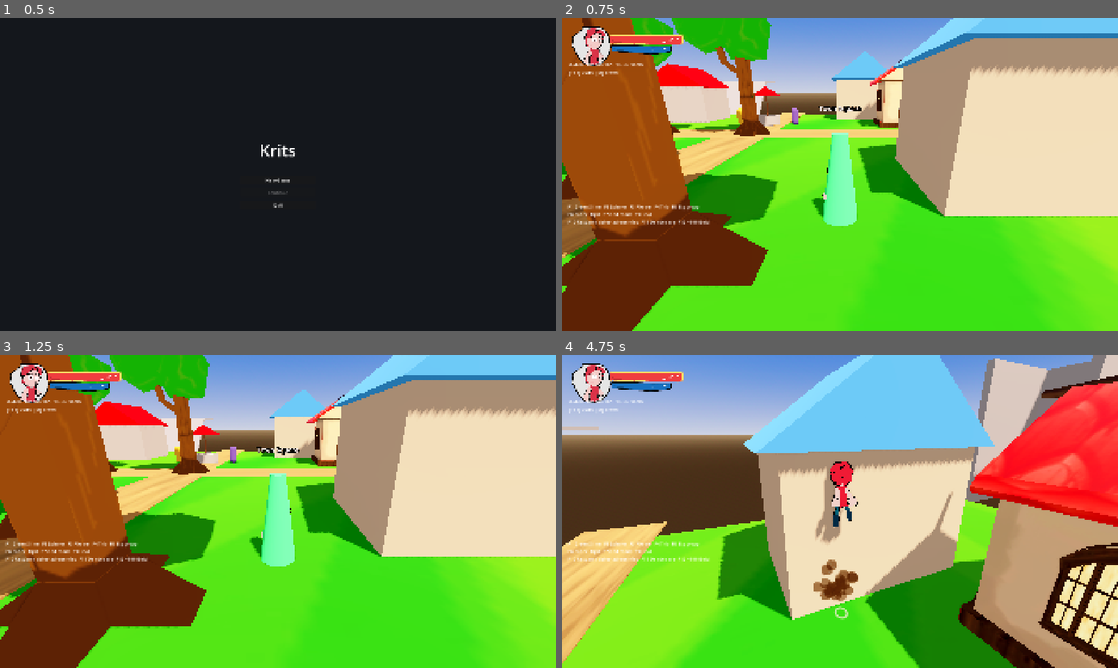
Above: before the commit, frames 1-4 (two rows, left to right).
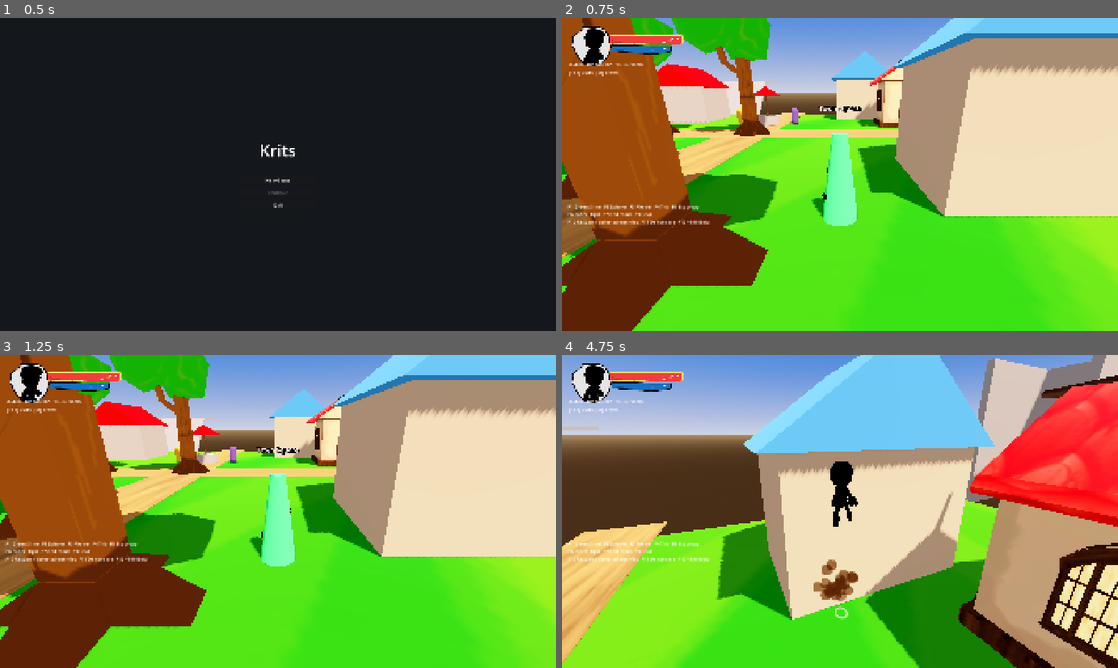
Above: after the commit, the same moments.

Repository: doggoanim/Krits
Game: Godot game, scene res://ui/main_menu.tscn
Same seed, same stepped clock (60 frames per second), same inputs: the game is played once before the commit and once after it.
Inputs (mouse positions are in pixels of both pictures, inside the frame that each line leads up to):
- Up to frame 1 (0.5 s): no input
- Up to frame 2 (0.75 s): click "New Game" at 0.5 s
- Up to frame 3 (1.25 s): no input
- Up to frame 4 (4.75 s): tap Enter at 1.25 s; move the mouse to (867, 511) at 1.27 s; hold Ctrl (crouch_pound) 1.28-2.03 s; hold W (move_forward) from 1.28 s (still down); click (867, 511) at 1.42 s; tap Space (jump) at 1.52, 2.27, 3.77, 4.52 s; move the mouse to (812, 511) at 2.02 s; tap E (interact) at 2.1 s; move the mouse to (851, 505) at 2.77 s; hold Shift (roll_dive) 2.78-3.53 s; move the mouse to (834, 517) at 3.52 s; tap Delete at 3.6 s; click (834, 517) at 3.67 s; move the mouse to (878, 514) at 4.27 s; hold Ctrl (crouch_pound) from 4.28 s (still down)

Frame 1 is identical in both runs. In frame 2, 0.3% of the frame differs, in the area x 3-48%, y 3-63%; in frame 3, 0.3%; in frame 4, 1.3%, in the area x 3-53%, y 3-60%.

Commit message:
Give the player and every animated enemy the hard-edged toon shadow
ModelUtil.apply_cel_shading() (used by PlayerVisual and EnemyVisual)
previously just set DIFFUSE_TOON on a duplicated BaseMaterial3D, which
only bands the lighting term - the shadow underneath it stayed the
engine's normal soft PCF blur, same mismatch the new shading/
toon.gdshader was built to fix for world props. Characters now get
that same shader instead: one dedicated ShaderMaterial duplicated per
mesh surface, carrying over the original albedo texture/color.

Flash-on-hit and slime-tint in PlayerVisual/EnemyVisual directly
poked `.albedo_color` on the old BaseMaterial3D, which a ShaderMaterial
doesn't have - replaced with ModelUtil.get_tint()/set_tint() so
neither file needs to know the shader's parameter name, and reverted
toon.gdshader's albedo_color from an instance uniform back to a plain
one, since these materials are duplicated per-mesh rather than shared
(instance uniforms are for the shared-material prop use case, not
this one - mixing both on the same uniform isn't valid).

Co-Authored-By: Claude Sonnet 5 <noreply@anthropic.com>
Claude-Session: https://claude.ai/code/session_01TYpdm1jACUqsWG6yyTxbgm

Diff:
--- a/combat/enemy_visual.gd
+++ b/combat/enemy_visual.gd
@@ -10,8 +10,8 @@
 
 var _anim: AnimationPlayer
 var _model: Node3D
-var _materials: Array[BaseMaterial3D] = []
-var _base_colors: Dictionary = {}   # BaseMaterial3D -> Color, the non-flash color
+var _materials: Array[ShaderMaterial] = []
+var _base_colors: Dictionary = {}   # ShaderMaterial -> Color, the non-flash color (see ModelUtil.get/set_tint)
 var _flash_t := 0.0
 var _anim_idle: StringName
 var _anim_move: StringName
@@ -38,7 +38,7 @@
 	var height := fit_box.size.y if fit_box.size.y > 0.001 else data.model_height
 	ModelUtil.apply_cel_shading(_model, height * OUTLINE_THICKNESS_RATIO, Color.BLACK, _materials)
 	for m in _materials:
-		_base_colors[m] = m.albedo_color
+		_base_colors[m] = ModelUtil.get_tint(m)
 	if _anim:
 		for clip in [_anim_idle, _anim_move]:
 			if _anim.has_animation(clip):
@@ -86,8 +86,9 @@
 	if _flash_t > 0.0:
 		_flash_t -= delta
 		for m in _materials:
-			m.albedo_color = Color.WHITE
+			ModelUtil.set_tint(m, Color.WHITE)
 	else:
 		for m in _materials:
-			if m.albedo_color != _base_colors.get(m, m.albedo_color):
-				m.albedo_color = _base_colors[m]
+			var base: Color = _base_colors.get(m, ModelUtil.get_tint(m))
+			if ModelUtil.get_tint(m) != base:
+				ModelUtil.set_tint(m, base)
--- a/core/model_util.gd
+++ b/core/model_util.gd
@@ -3,8 +3,13 @@
 ## Shared helpers for loading a rigged glTF character model consistently
 ## across the game. PlayerVisual and EnemyVisual both call these, so the
 ## player and every animated enemy get the same treatment: auto-scaled to a
-## target height regardless of export units, cel-shaded (toon diffuse, no
-## specular), and outlined — one place to change if that look ever changes.
+## target height regardless of export units, cel-shaded (shading/toon.gdshader
+## — banded lighting *and* a hard-edged shadow, not just the built-in
+## DIFFUSE_TOON render mode, which bands the lighting but leaves the shadow
+## itself soft — see that shader's own header comment for why), and outlined
+## — one place to change if that look ever changes.
+
+const CEL_SHADER := preload("res://shading/toon.gdshader")
 
 ## Scales `model` uniformly so its current rest-pose bounding-box height
 ## matches `target_height`. Returns the AABB measured *before* scaling, so
@@ -35,10 +40,12 @@
 	return [box, has_box]
 
 ## Sets every mesh surface under `model` to the game's shared cel-shaded look
-## (toon diffuse ramp, specular disabled) and gives it a black inverted-hull
-## outline `outline_thickness` thick (see CelOutline). Appends every
-## duplicated material to `out_materials` if given, so a caller (flash-on-hit,
-## slime tinting, ...) can modify them later without re-walking the tree.
+## (shading/toon.gdshader — see CEL_SHADER above) and gives it a black
+## inverted-hull outline `outline_thickness` thick (see CelOutline). Appends
+## every new ShaderMaterial to `out_materials` if given, so a caller
+## (flash-on-hit, slime tinting, ...) can modify them later without
+## re-walking the tree — use get_tint()/set_tint() below rather than poking
+## the shader parameter directly, so callers don't need to know its name.
 static func apply_cel_shading(model: Node3D, outline_thickness: float,
 		outline_color := Color.BLACK, out_materials: Array = []) -> void:
 	_shade_recursive(model, outline_thickness, outline_color, out_materials)
@@ -50,13 +57,23 @@
 		for i in mi.mesh.get_surface_count() if mi.mesh else 0:
 			var mat := mi.get_active_material(i)
 			if mat is BaseMaterial3D:
-				var dup := (mat as BaseMaterial3D).duplicate() as BaseMaterial3D
-				dup.shading_mode = BaseMaterial3D.SHADING_MODE_PER_PIXEL
-				dup.diffuse_mode = BaseMaterial3D.DIFFUSE_TOON
-				dup.specular_mode = BaseMaterial3D.SPECULAR_DISABLED
-				mi.set_surface_override_material(i, dup)
-				out_materials.append(dup)
+				var base := mat as BaseMaterial3D
+				var cel := ShaderMaterial.new()
+				cel.shader = CEL_SHADER
+				cel.set_shader_parameter(&"albedo_texture", base.albedo_texture)
+				cel.set_shader_parameter(&"albedo_color", base.albedo_color)
+				mi.set_surface_override_material(i, cel)
+				out_materials.append(cel)
 		if outline_thickness > 0.0:
 			CelOutline.apply(mi, outline_thickness, outline_color)
 	for c in n.get_children():
 		_shade_recursive(c, outline_thickness, outline_color, out_materials)
+
+## Thin wrappers around the cel material's tint parameter, so flash-on-hit,
+## slime tinting etc. don't need to know shading/toon.gdshader's parameter
+## name or that it's a shader at all.
+static func get_tint(material: ShaderMaterial) -> Color:
+	return material.get_shader_parameter(&"albedo_color")
+
+static func set_tint(material: ShaderMaterial, color: Color) -> void:
+	material.set_shader_parameter(&"albedo_color", color)
--- a/player/player_visual.gd
+++ b/player/player_visual.gd
@@ -48,8 +48,8 @@
 
 var _anim: AnimationPlayer
 var _model: Node3D
-var _materials: Array[BaseMaterial3D] = []
-var _base_colors: Dictionary = {}   # BaseMaterial3D -> Color, the non-flash color
+var _materials: Array[ShaderMaterial] = []
+var _base_colors: Dictionary = {}   # ShaderMaterial -> Color, the non-flash color (see ModelUtil.get/set_tint)
 var _flash_t := 0.0
 var _lean_pitch := 0.0   ## current smoothed forward/back lean (rad), this node's rotation.x
 var _lean_bank := 0.0    ## current smoothed side-to-side lean (rad), this node's rotation.z
@@ -106,7 +106,7 @@
 	ModelUtil.apply_cel_shading(_model, height * outline_thickness_ratio if outline_enabled else 0.0,
 			outline_color, _materials)
 	for m in _materials:
-		_base_colors[m] = m.albedo_color
+		_base_colors[m] = ModelUtil.get_tint(m)
 	_force_looping_clips()
 	if _anim == null:
 		push_warning("PlayerVisual: no AnimationPlayer found under the model — animations will not play.")
@@ -307,11 +307,13 @@
 		_flash_t -= delta
 		var white := int(_flash_t * 30.0) % 2 == 0
 		for m in _materials:
-			m.albedo_color = Color.WHITE if white else _base_colors.get(m, m.albedo_color)
+			ModelUtil.set_tint(m, Color.WHITE if white else _base_colors.get(m, ModelUtil.get_tint(m)))
 	elif _slimed:
 		for m in _materials:
-			m.albedo_color = _base_colors.get(m, m.albedo_color).lerp(SLIME_TINT_COLOR, SLIME_TINT_STRENGTH)
+			var base: Color = _base_colors.get(m, ModelUtil.get_tint(m))
+			ModelUtil.set_tint(m, base.lerp(SLIME_TINT_COLOR, SLIME_TINT_STRENGTH))
 	else:
 		for m in _materials:
-			if m.albedo_color != _base_colors.get(m, m.albedo_color):
-				m.albedo_color = _base_colors[m]
+			var base: Color = _base_colors.get(m, ModelUtil.get_tint(m))
+			if ModelUtil.get_tint(m) != base:
+				ModelUtil.set_tint(m, base)
--- a/shading/toon.gdshader
+++ b/shading/toon.gdshader
@@ -12,14 +12,13 @@
 // Usage: duplicate shading/toon_material.tres (or make a fresh
 // ShaderMaterial pointed at this shader) and assign it as a mesh surface's
 // material/material override — the player model, enemies, world props,
-// anything. `albedo_color` is an `instance uniform`, so many different
-// objects can share one ShaderMaterial resource and still each have their
-// own tint without duplicating the material; give an object its own
-// ShaderMaterial only if it needs a different texture or shading settings
-// (shadow softness, rim, etc.), not just a different color.
+// anything. ModelUtil.apply_cel_shading() does this automatically for any
+// rigged character model (see core/model_util.gd), one dedicated material
+// per mesh surface so each can be tinted independently (flash-on-hit, slime
+// tint, ...) via ModelUtil.get_tint()/set_tint().
 
 uniform sampler2D albedo_texture : source_color;
-instance uniform vec4 albedo_color : source_color = vec4(1.0, 1.0, 1.0, 1.0);
+uniform vec4 albedo_color : source_color = vec4(1.0, 1.0, 1.0, 1.0);
 
 uniform float shadow_threshold : hint_range(0.0, 1.0) = 0.5;   // where the lit/shadow band flips
 uniform float shadow_softness : hint_range(0.0, 0.5) = 0.05;   // width of that edge; 0 = razor-sharp
Not shown, changed: README.md
